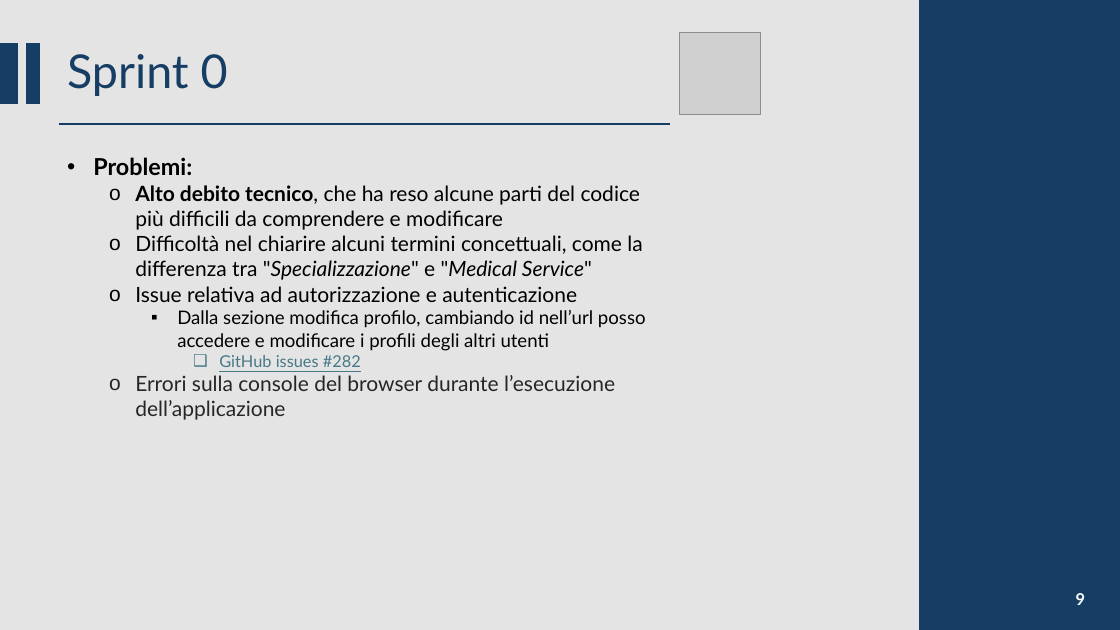
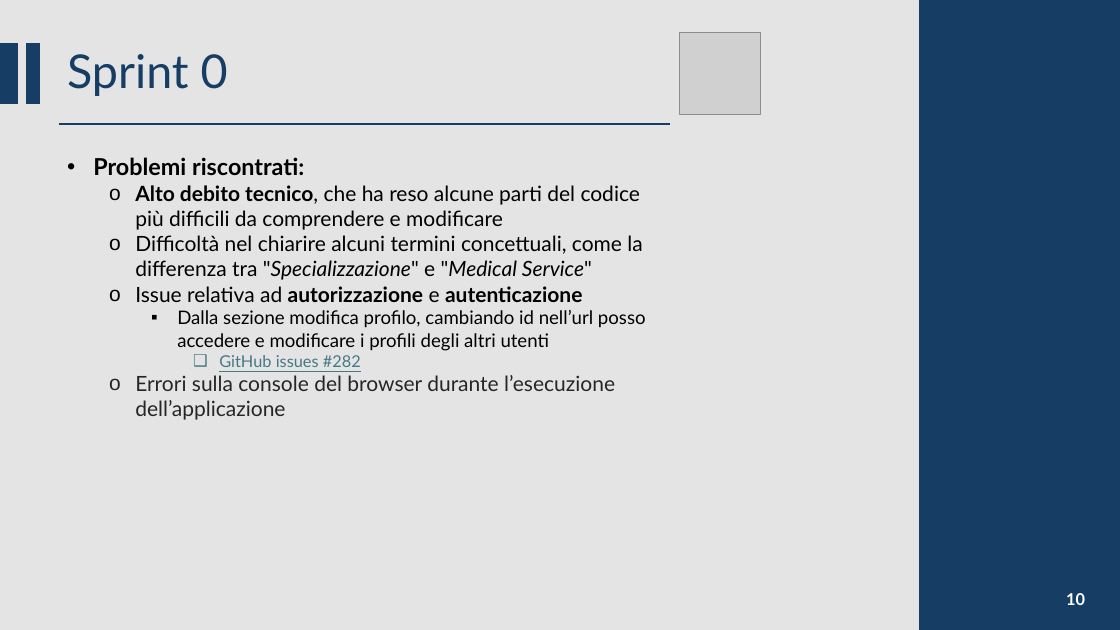
Before and after one commit to CSW-Teams/MS3-docs, a slide deck: slide 10 of ShiftsHappen/Sprint 5/CSW Sprint 5.pptm (slide 9 before the commit). Drawn at 1120x630 pixels with LibreOffice and Linux fonts; fonts in the diff are those of the drawing; grey boxes stand for pictures. Boxes give left, top, right and bottom in pixels: in the first picture for what was removed or moved away, otherwise in the second. Text is boxed around its words. In the diff, an @@ line names an element or a change of style, - is before the commit and + after.

Commit message:
Added slides for Sprint 1

```diff
--- a/ShiftsHappen/Sprint 5/CSW Sprint 5.pptm
+++ b/ShiftsHappen/Sprint 5/CSW Sprint 5.pptm
@@ text at [93,157,304,175]: text changed @@
-• Problemi:
+• Problemi riscontrati:
@@ text at [135,286,582,302]: bold on in "autorizzazione autenticazione" @@
@@ page number at [1066,593,1085,605]: text changed @@
-9
+10
```
Also in this commit, not shown: 8 other slides changed, 18 slides added, 1 other file.
